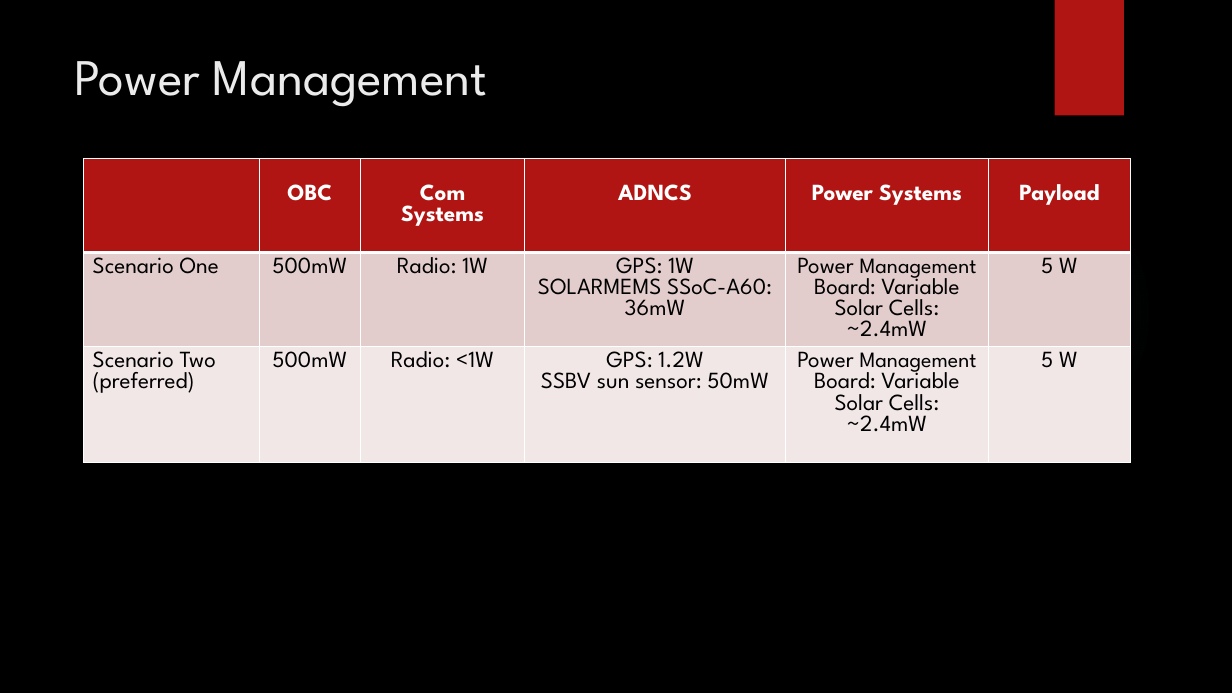
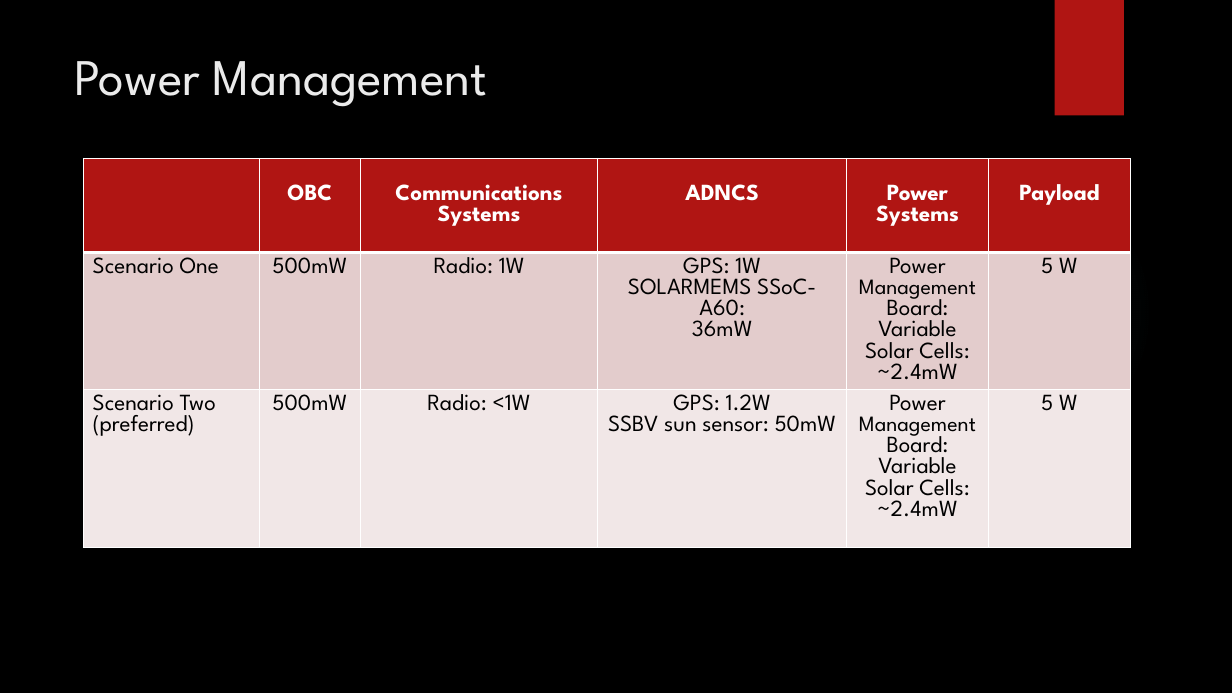
Before and after one commit to HASP-UMN/CubeSat, a slide deck: slide 24 of Presentations/PDR_Presentation.pptx (slide 23 before the commit). Drawn at 1232x693 pixels with LibreOffice and Linux fonts; fonts in the diff are those of the drawing; background and template pictures are left out. Boxes give left, top, right and bottom in pixels: in the first picture for what was removed or moved away, otherwise in the second. Text is boxed around its words. In the diff, an @@ line names an element or a change of style, - is before the commit and + after.

```diff
--- a/Presentations/PDR_Presentation.pptx
+++ b/Presentations/PDR_Presentation.pptx
@@ table at (x1=83, y1=158, x2=1131, y2=628) @@
-row 1, column 3: Com / Systems
+row 1, column 3: Communications / Systems
```
Also in this commit, not shown: 1 other slide changed, 1 slide added.
